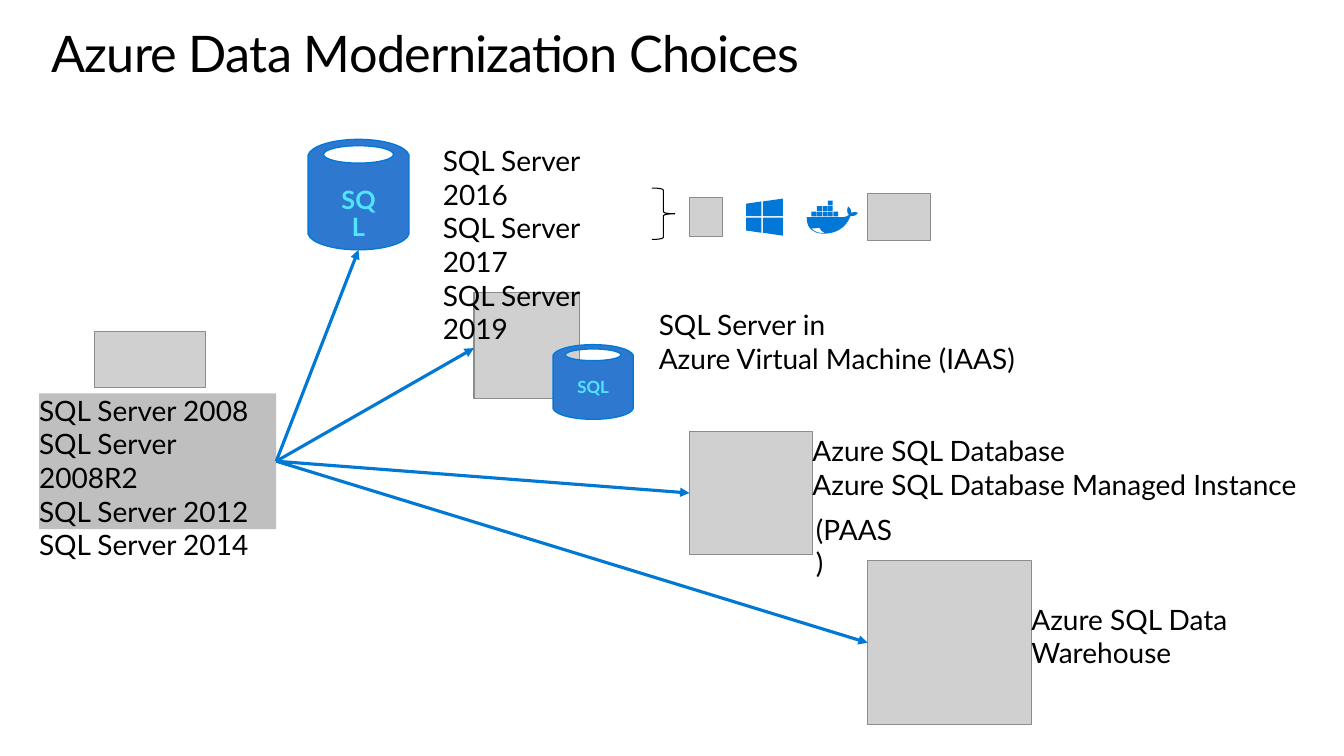
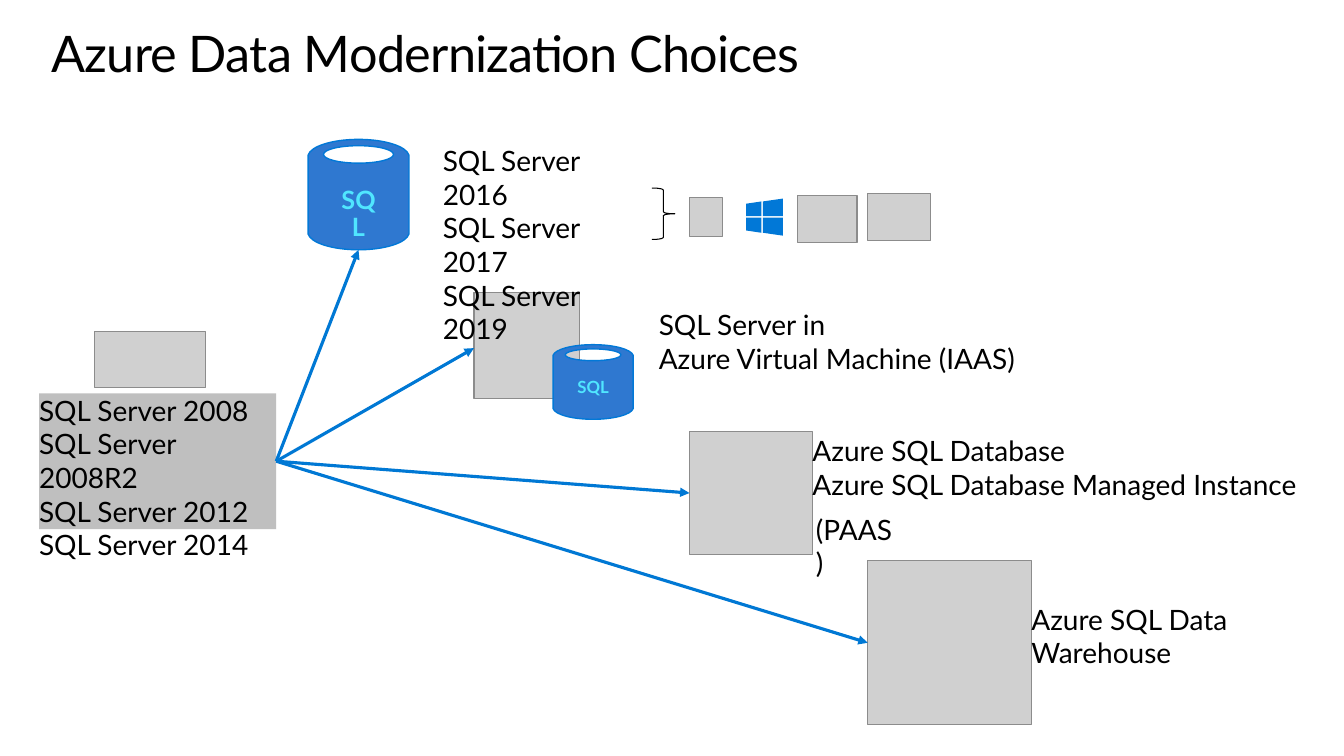
Before and after one commit to microsoft/sqlworkshops, a slide deck: slide 3 of SQLGroundToCloud/slides/SQL Server 2019 Modern Data Platform.pptx. Drawn at 1344x756 pixels with LibreOffice and Linux fonts; fonts in the diff are those of the drawing; grey boxes stand for pictures; background and template pictures are left out. Boxes give left, top, right and bottom in pixels: in the first picture for what was removed or moved away, otherwise in the second. Text is boxed around its words. In the diff, an @@ line names an element or a change of style, - is before the commit and + after.

```diff
--- a/SQLGroundToCloud/slides/SQL Server 2019 Modern Data Platform.pptx
+++ b/SQLGroundToCloud/slides/SQL Server 2019 Modern Data Platform.pptx
@@ picture added at bbox=[798, 196, 857, 242] @@
@@ freeform shape removed at bbox=[807, 201, 858, 234] @@
```
Also in this commit, not shown: 3 other slides changed, 2 other files.
